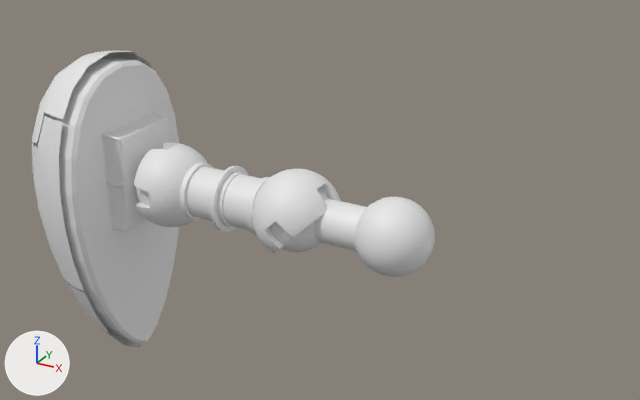
The Blender file Nova-Robota.blend: old version first, new version second.
One viewpoint serves both versions: a camera (50 mm lens) standing at (4.17, -4.59, 5.93) and looking at (1.83, -0.33, 3.8). The axes (+X, +Y, +Z) are drawn at lower left. The lights are the same throughout. The first picture is the older version.

Names of what the first picture shows: 'BézierCurve', 'BézierCurve.001', 'Link1', 'Link2' and 1 more.
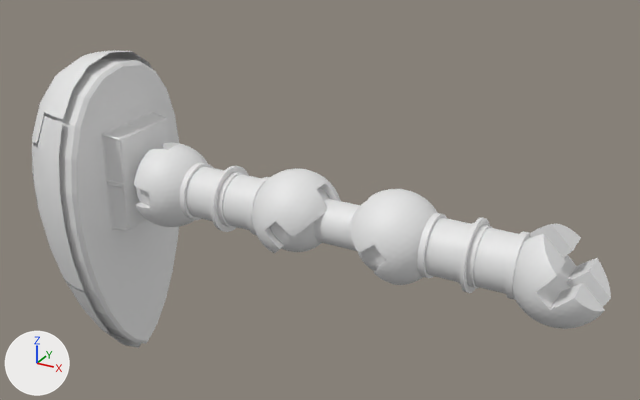
Pixel boxes (x1, y1, x2, y2) of what changed, in the pictures (640 x 400 px):
'Cylinder.001', added: after (350, 189, 611, 329)
'Link2', unchanged, covered by the edit: before (269, 188, 435, 277); after (269, 188, 386, 271)

Diff of the bpy script that builds the scene:
```diff
--- a/Nova-Robota.blend.py
+++ b/Nova-Robota.blend.py
@@ me_cylinder_008 @@
+me_cylinder_008.from_pydata(...)  # 2162 vertices, 2662 faces; spans x -0.3..0.3, y -0.3..0.3, z -1.57..1.57
@@ ob_cylinder_001 @@
+ob_cylinder_001 = bpy.data.objects.new('Cylinder.001', me_cylinder_008)
+ob_cylinder_001.location = (2.711, 0.0, 3.5)
+ob_cylinder_001.rotation_euler = (-3.142, 1.571, 0.0)  # degrees (-180, 90, 0)
+ob_cylinder_001.scale = (1.0, 1.0, 0.5)
```
